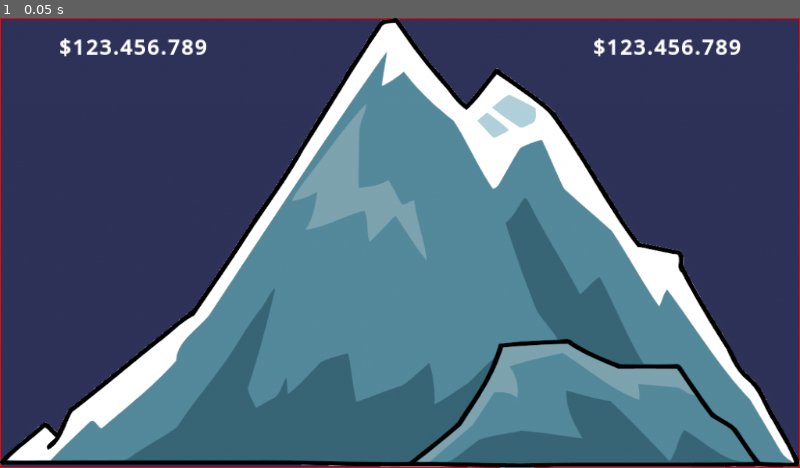
Above: before the commit, frame 1.
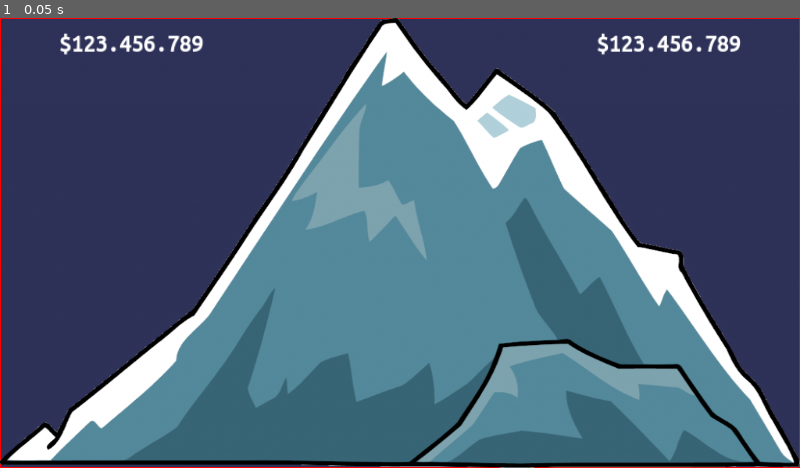
Above: after the commit, the same moment.

Repository: kwint/nfc-card-game
Game: Godot game, scene res://Scenes/Dashboard.tscn
Two runs of this game, one before a commit and one after it. Both use one fixed random seed, a clock stepped at 60 frames per second and the inputs below.
Inputs:
- Up to frame 1 (0.05 s): no input

The runs differ from the first frame. In frame 1, 1.0% of the frame differs, in the area x 7-93%, y 3-9%.

Commit message:
Use Ubuntu Mono font

Diff:
--- a/dashboard/Themes/Money font.tres
+++ b/dashboard/Themes/Money font.tres
@@ -1,8 +1,10 @@
-[gd_resource type="Theme" load_steps=2 format=3 uid="uid://n2sj11gmuqmo"]
+[gd_resource type="Theme" load_steps=3 format=3 uid="uid://n2sj11gmuqmo"]
+
+[ext_resource type="FontFile" uid="uid://f6vpfnshbl33" path="res://Themes/UbuntuMono-B.ttf" id="1_7xv7c"]
 
 [sub_resource type="FontVariation" id="FontVariation_h6oe6"]
-variation_embolden = 0.5
-spacing_glyph = 2
+base_font = ExtResource("1_7xv7c")
+variation_embolden = 1.0
 
 [resource]
 default_font = SubResource("FontVariation_h6oe6")
Binary file added: dashboard/Themes/UbuntuMono-B.ttf
Not shown, added: dashboard/Themes/UbuntuMono-B.ttf.import
